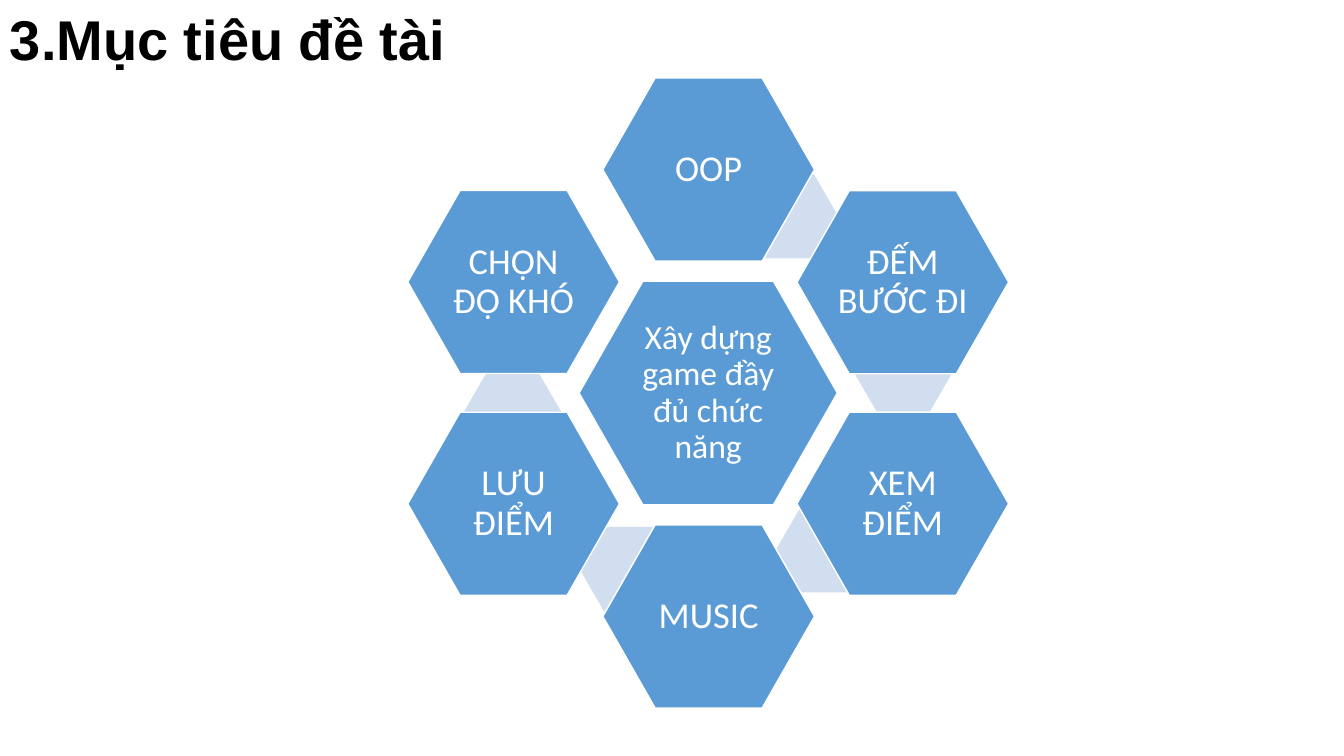
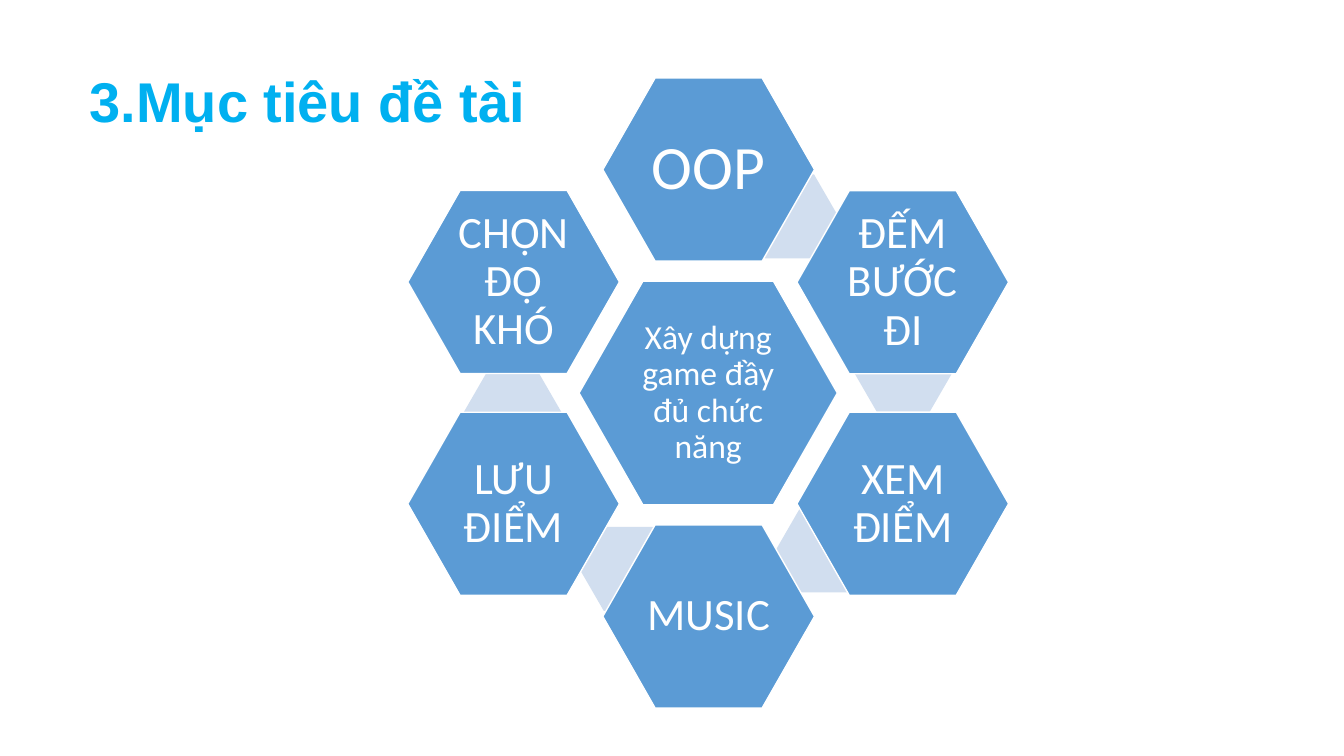
Before and after one commit to AlvinDMartin/Dat-Phuc-Doan1-GameXepHinh, a slide deck: slide 6 of Documents/Slide Bao Cao.pptx. Drawn at 1344x756 pixels with LibreOffice and Linux fonts; fonts in the diff are those of the drawing. Boxes give left, top, right and bottom in pixels: in the first picture for what was removed or moved away, otherwise in the second. Text is boxed around its words. In the diff, an @@ line names an element or a change of style, - is before the commit and + after.

```diff
--- a/Documents/Slide Bao Cao.pptx
+++ b/Documents/Slide Bao Cao.pptx
@@ text "3.Mục tiêu đề tài": place and size @@
-text "3.Mục tiêu đề tài" at <box>10,17,445,70</box>
+text "3.Mục tiêu đề tài" at <box>90,79,524,132</box>
@@ text "3.Mục tiêu đề tài" at <box>90,79,524,132</box>: text colour #000000 to #00B0F0 @@
@@ text "OOP" at <box>652,149,765,190</box>: size 26 to 44 pt; more space between paragraphs @@
@@ size 26 to 32 pt; more space between paragraphs in 5 elements at <box>848,211,958,345</box>, <box>853,465,952,542</box>, <box>647,601,770,631</box>, <box>464,462,563,542</box>, <box>458,219,568,345</box> @@
```
Also in this commit, not shown: 13 other slides changed, 5 slides added, 3 slides removed.
